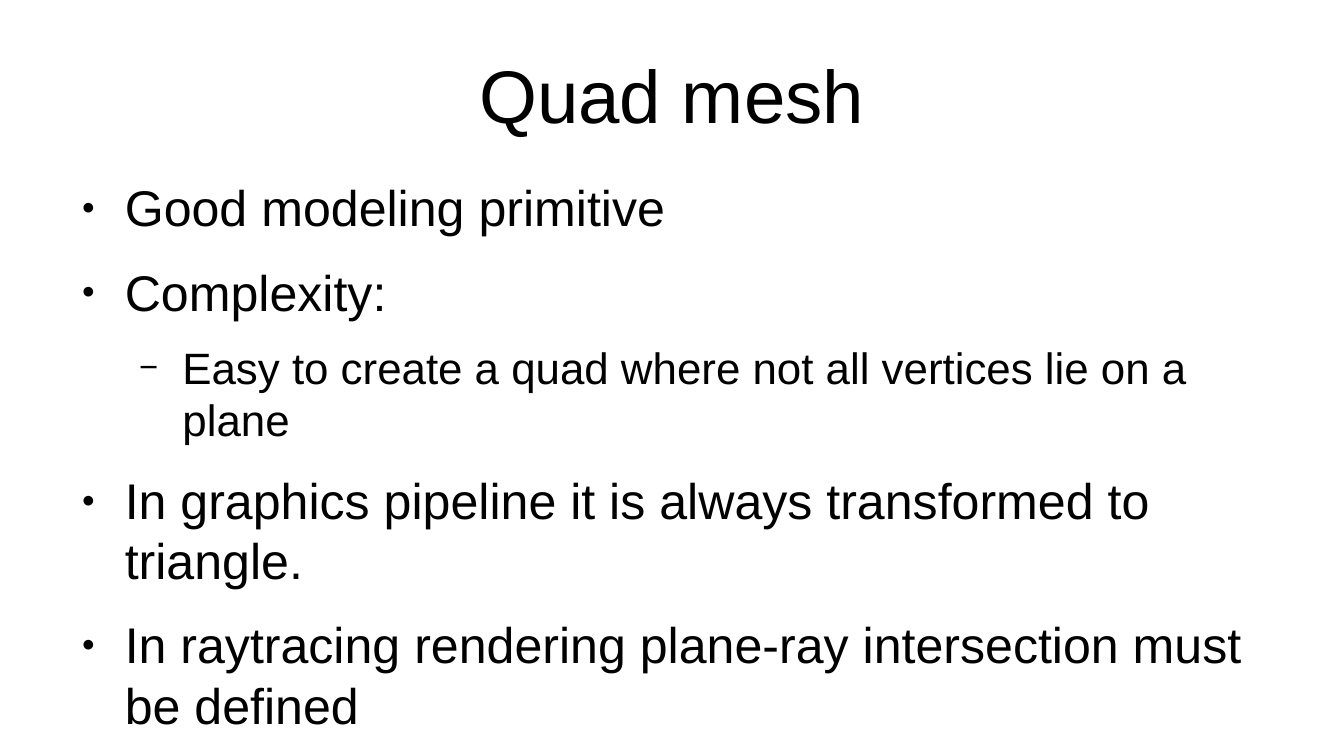
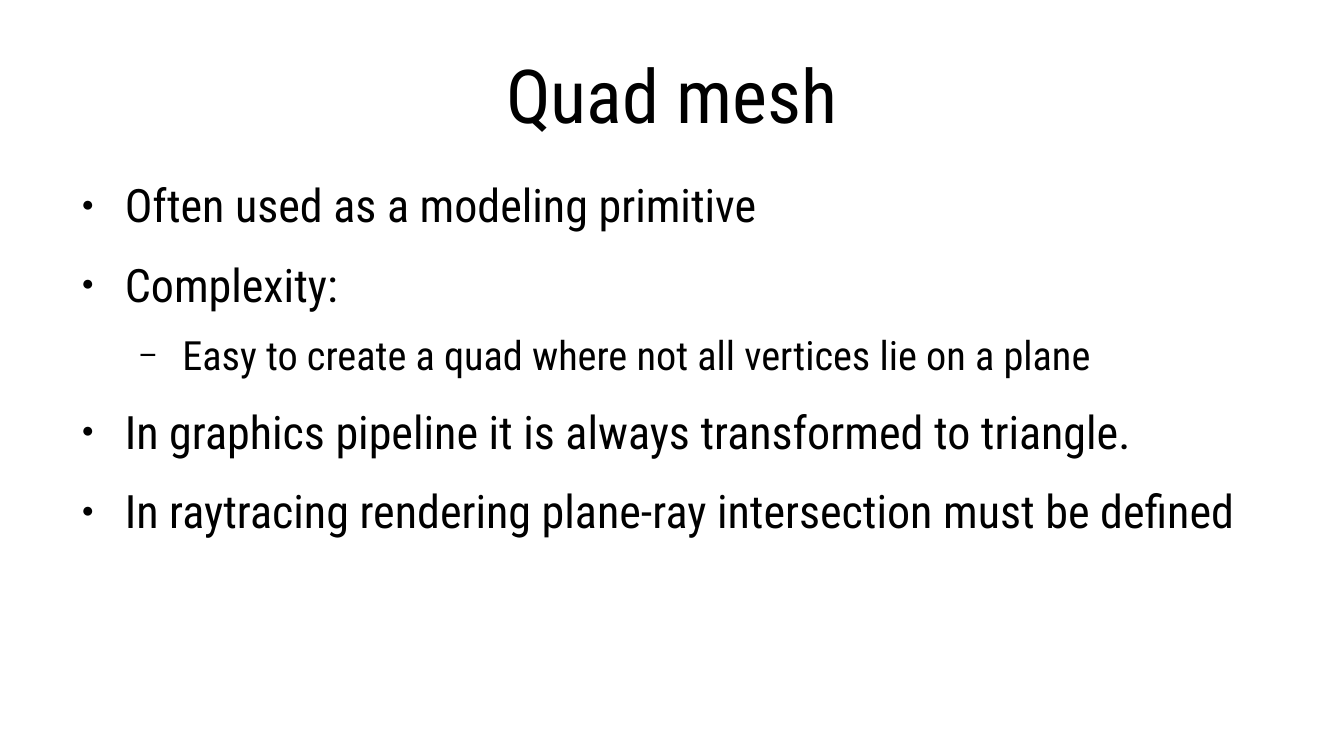
Before and after one commit to lorentzo/IntroductionToComputerGraphics, a slide deck: slide 18 of lectures/foundations_3d_scene/foundations_3d_scene.odp (slide 13 before the commit). Drawn at 1344x756 pixels with LibreOffice and Linux fonts; fonts in the diff are those of the drawing. Boxes give left, top, right and bottom in pixels: in the first picture for what was removed or moved away, otherwise in the second. Text is boxed around its words. In the diff, an @@ line names an element or a change of style, - is before the commit and + after.

```diff
--- a/lectures/foundations_3d_scene/foundations_3d_scene.odp
+++ b/lectures/foundations_3d_scene/foundations_3d_scene.odp
@@ title "Quad mesh" at <box>506,67,837,132</box>: font Arial to Roboto Condensed @@
@@ text at <box>125,187,757,232</box>: text changed; size 29.6 to 27.2 pt; font Arial to Roboto Condensed @@
-● Good modeling primitive
+● Often used as a modeling primitive
@@ text at <box>125,267,1234,538</box>: size 29.6 to 27.2 pt in "Complexity:", "In graphics pipeline it is always transformed ...", "In raytracing rendering plane-ray intersection must be ..."; font Arial to Roboto Condensed in "Complexity:", "Easy to create a quad where not ...", "In graphics pipeline it is always transformed ...", "In raytracing rendering plane-ray intersection must be ..."; size 25.9 to 23.8 pt in "Easy to create a quad where not ..." @@
```
Also in this commit, not shown: 4 other slides changed, 6 slides added, 1 other file.
